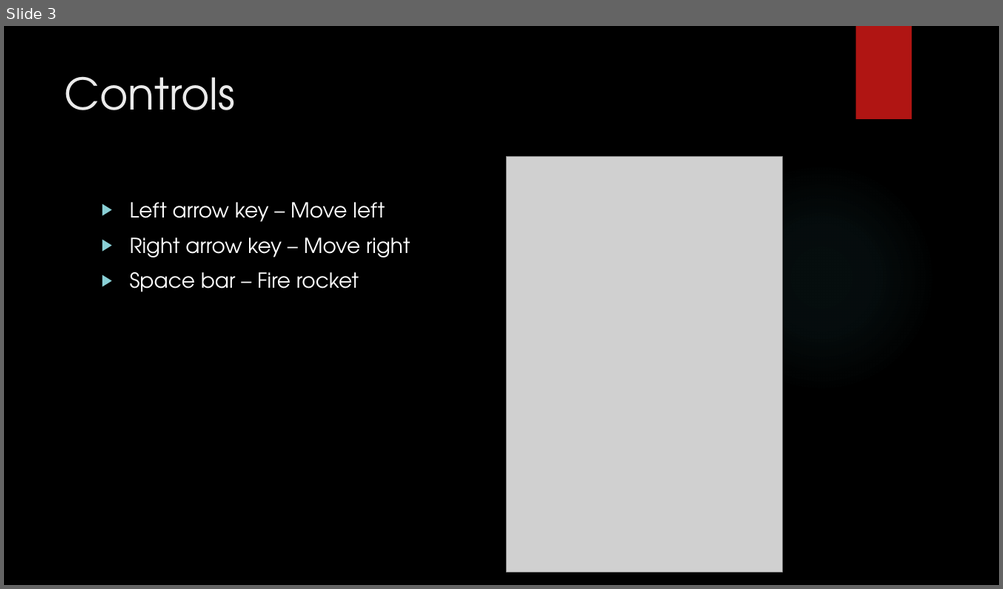
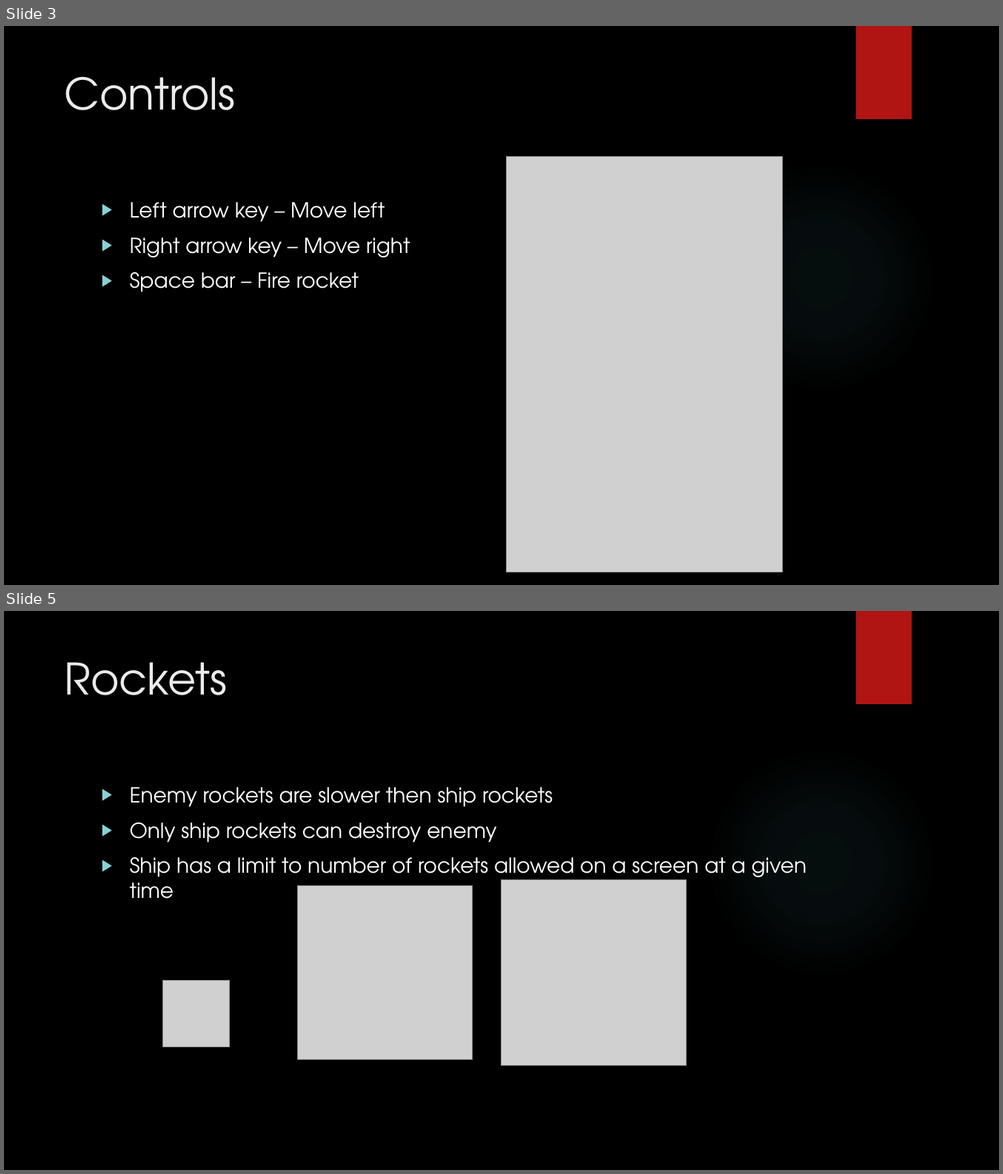
Before and after one commit to roehlerw/CSE471Project3, a slide deck: Presentation/CSE 471 Project 3.pptx. Shown one above the other, each under a label of ours: slide 3 before the commit, slides 3 and 5 after it; the slides between them are not shown. The pictures are 1003x589 and 1003x1174 pixels, drawn with LibreOffice and Linux fonts; fonts in the diff are those of the drawing; grey boxes stand for pictures; background and template pictures are left out. Boxes give left, top, right and bottom in pixels: in the first picture for what was removed or moved away, otherwise in the second. Text is boxed around its words. In the diff, an @@ line names an element or a change of style, - is before the commit and + after.

```diff
--- a/Presentation/CSE 471 Project 3.pptx
+++ b/Presentation/CSE 471 Project 3.pptx
@@ slide 5 added at [4,611,999,1170], background picture (left out); not listed: 2 template elements that a slide beside it also shows @@
@@ title added at [64,662,227,695], 42 pt, text #EBEBEB @@
+Rockets
@@ text added at [130,787,807,899], 20 pt, text #FFFFFF @@
+▶ Enemy rockets are slower then ship rockets
+▶ Only ship rockets can destroy enemy
+▶ Ship has a limit to number of rockets allowed on a screen at a given time
@@ picture added at [298,886,472,1060] @@
@@ picture added at [501,880,686,1065] @@
@@ picture added at [163,981,229,1048] @@
```
Also in this commit, not shown: 1 slide changed, 1 other slide added, 3 other files.
